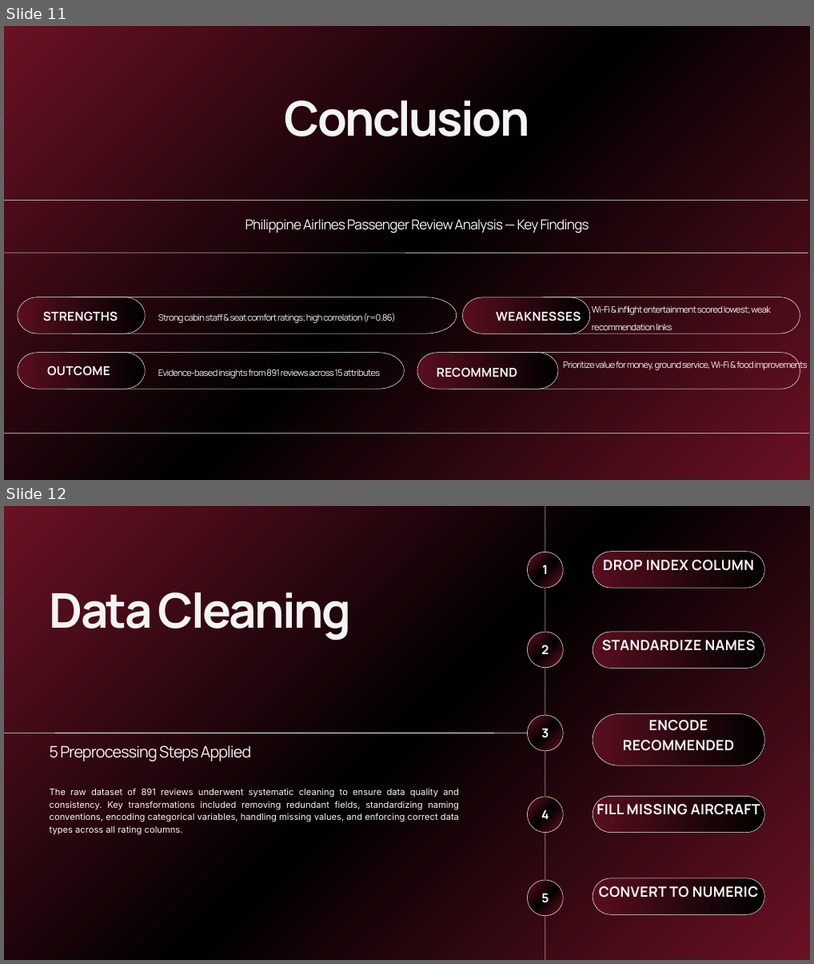
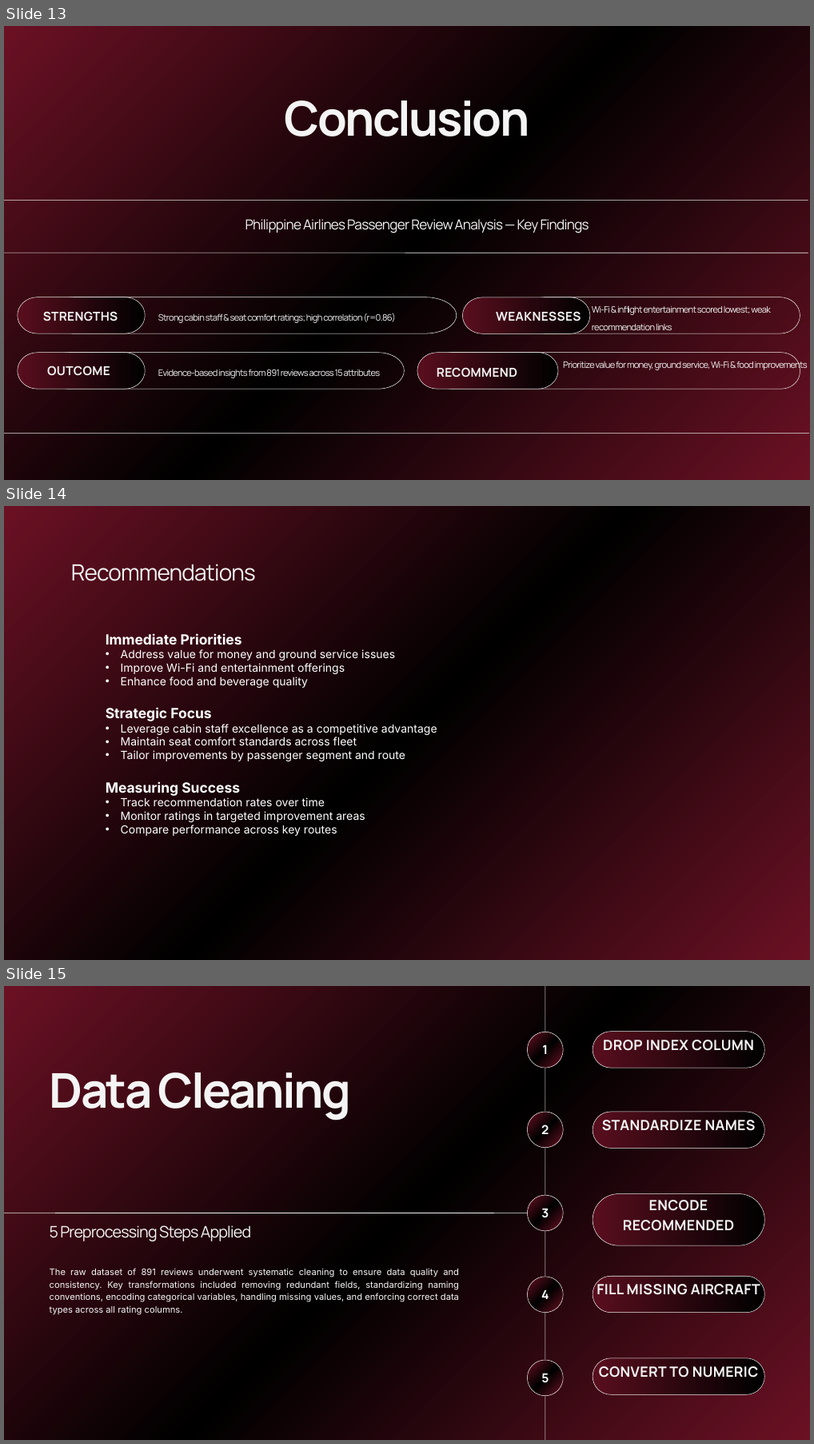
Before and after one commit to rgb-alt/Milestone_2, a slide deck: Philippine Airlines Passenger Review Analysis Milestone 2 Report.pptx. Shown one above the other, each under a label of ours: slides 11 and 12 before the commit, slides 13, 14 and 15 after it. The pictures are 814x964 and 814x1444 pixels, drawn with LibreOffice and Linux fonts; fonts in the diff are those of the drawing. Boxes give left, top, right and bottom in pixels: in the first picture for what was removed or moved away, otherwise in the second. Text is boxed around its words. In the diff, an @@ line names an element or a change of style, - is before the commit and + after.

```diff
--- a/Philippine Airlines Passenger Review Analysis Milestone 2 Report.pptx
+++ b/Philippine Airlines Passenger Review Analysis Milestone 2 Report.pptx
@@ slide 14 added at <box>4,506,810,960</box>, background gradient #6B1124 to #000000 @@
@@ text added at <box>71,564,256,581</box>, 40 pt, text #F4F4F4 @@
+Recommendations
@@ text added at <box>106,633,438,836</box>, 20 pt, text #FFFFFF @@
+Immediate Priorities
+• Address value for money and ground service issues
+• Improve Wi-Fi and entertainment offerings
+• Enhance food and beverage quality
+Strategic Focus
+• Leverage cabin staff excellence as a competitive advantage
+• Maintain seat comfort standards across fleet
+• Tailor improvements by passenger segment and route
+Measuring Success
+• Track recommendation rates over time
+• Monitor ratings in targeted improvement areas
+• Compare performance across key routes
@@ what was slide 11 is now slide 13 @@
@@ what was slide 12 is now slide 15 @@
```
Also in this commit, not shown: 5 slides changed, 2 other slides added.
